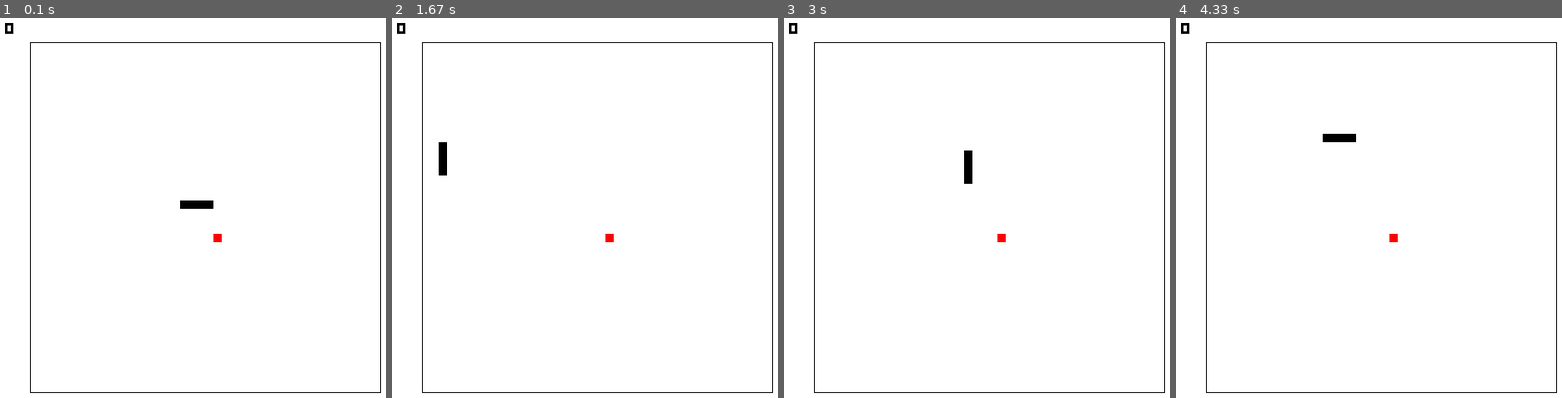
Above: before the commit, frames 1-4 (left to right).
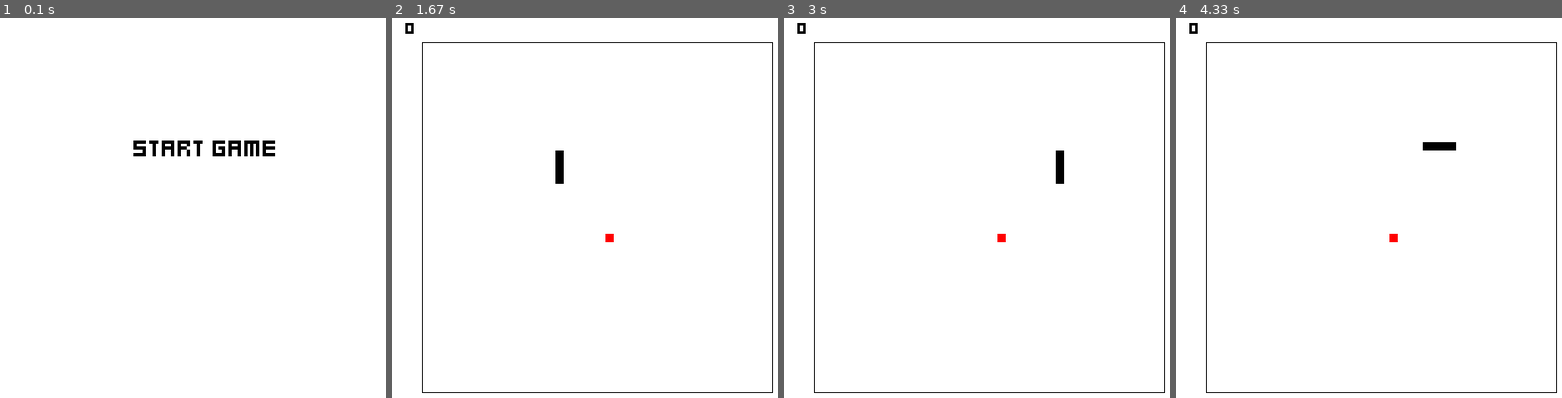
Above: after the commit, the same moments.

Repository: BorZzzenko/Simple-Snake-Game-Pygame
Game: pygame game, started from MainWindow.pyw
Two runs of this game, one before a commit and one after it. Both use one fixed random seed, a clock stepped at 60 frames per second and the inputs below.
Inputs (mouse positions are in pixels of both pictures, inside the frame that each line leads up to):
- Up to frame 1 (0.1 s): no input
- Up to frame 2 (1.67 s): click (596, 151) at 0.88 s; hold Up 1.17-1.63 s; move the mouse to (731, 204) at 1.2 s
- Up to frame 3 (3 s): hold Right 1.67-2.13 s; hold A 2.17-2.7 s; hold Down from 2.73 s (still down)
- Up to frame 4 (4.33 s): release Down at 3.03 s; hold A 3.07-3.47 s; hold Up 3.5-3.87 s; hold D from 3.9 s (still down)

The runs differ from the first frame. In frame 1, 1.9% of the frame differs, in the area x 1-99%, y 1-99%; in frame 2, 0.5%; in frame 3, 0.5%; in frame 4, 0.5%.

Commit message:
added start menu

Diff:
--- a/MainWindow.pyw
+++ b/MainWindow.pyw
@@ -31,8 +31,9 @@
         self.draw_snake()
         self.draw_food()
 
+        # Draw score
         text_score = self.__text_font.render(str(self.__game_field.score), 0, self.colors["BLACK"])
-        self.__screen.blit(text_score, (self.CELL_WIDTH, self.CELL_WIDTH))
+        self.__screen.blit(text_score, (self.CELL_WIDTH * 2, self.CELL_WIDTH))
 
         pygame.display.update()
 
@@ -66,60 +67,103 @@
         food = self.__game_field.food
         if food is not None:
             pygame.draw.rect(self.__screen, self.colors["RED"], [food.x * self.CELL_WIDTH,
-                                 food.y * self.CELL_WIDTH, self.CELL_WIDTH, self.CELL_WIDTH])
+                             food.y * self.CELL_WIDTH, self.CELL_WIDTH, self.CELL_WIDTH])
 
     def add_game_field(self):
         if self.__game_field is None:
-            edges = self.INDENT, self.__width - self.INDENT, self.INDENT, self.__width - self.INDENT
+            edges = (self.INDENT, self.__width - self.INDENT,
+                     self.INDENT, self.__width - self.INDENT)
             edges = [i // self.CELL_WIDTH for i in edges]
 
             self.__game_field = GameField(*edges)
 
         return self.__game_field
 
+    # Main menu loop
+    def main_menu(self):
+        first_but_pos = (self.__width // 2,
+                         self.__height // 2 - 2 * self.INDENT)
+
+        buttons = [pygame.image.load('buttons/Play_but.png'),
+                   pygame.image.load('buttons/Play_but_on.png')]
+
+        self.__screen.fill(self.colors["WHITE"])
+
+        while True:
+            play_button = buttons[0]
+
+            rect = play_button.get_rect(center = first_but_pos)
+
+            mouse_position = pygame.mouse.get_pos()
+
+            for event in pygame.event.get():
+                if event.type == pygame.QUIT:
+                    exit()
+
+                # Start game
+                if event.type == pygame.MOUSEBUTTONDOWN:
+                    if event.button == 1 and rect.collidepoint(mouse_position):
+                        self.game_loop()
+                        return
+
+            # On play button
+            if rect.collidepoint(mouse_position):
+                play_button = buttons[1]
+
+            self.__screen.blit(play_button, (rect.x, rect.y))
+
+            pygame.display.update()
+
+    # Main game loop
+    def game_loop(self):
+        snake = self.__game_field.add_snake()
+
+        clock = pygame.time.Clock()
+
+        while True:
+            pygame.time.delay(50)
+            clock.tick(12)
+
+            for event in pygame.event.get():
+                if event.type == pygame.QUIT:
+                    exit()
+
+            keys = pygame.key.get_pressed()
+            for key in keys:
+                if keys[pygame.K_LEFT] or keys[pygame.K_a]:
+                    snake.change_direction('left')
+                    break
+
+                if keys[pygame.K_RIGHT] or keys[pygame.K_d]:
+                    snake.change_direction('right')
+                    break
+
+                if keys[pygame.K_UP] or keys[pygame.K_w]:
+                    snake.change_direction('up')
+                    break
+
+                if keys[pygame.K_DOWN] or keys[pygame.K_s]:
+                    snake.change_direction('down')
+                    break
+
+
+            if self.__game_field.food is None:
+               self.__game_field.add_food()
+
+            if not snake.move():
+                break
+
+            self.draw()
+
+
 def main():
     width = 500
     win = Window(width, width)
+    win.add_game_field()
 
-    game_field = win.add_game_field()
-    snake = game_field.add_snake()
-
-    clock = pygame.time.Clock()
-
-    while True:
-        pygame.time.delay(50)
-        clock.tick(15)
-
-        for event in pygame.event.get():
-            if event.type == pygame.QUIT:
-                exit()
-
-        keys = pygame.key.get_pressed()
-        for key in keys:
-            if keys[pygame.K_LEFT] or keys[pygame.K_a]:
-                snake.change_direction('left')
-                break
-
-            if keys[pygame.K_RIGHT] or keys[pygame.K_d]:
-                snake.change_direction('right')
-                break
-
-            if keys[pygame.K_UP] or keys[pygame.K_w]:
-                snake.change_direction('up')
-                break
-
-            if keys[pygame.K_DOWN] or keys[pygame.K_s]:
-                snake.change_direction('down')
-                break
+    win.main_menu()
 
 
-        if game_field.food is None:
-           game_field.add_food()
-
-        if not snake.move():
-            break
-
-        win.draw()
 
 
 if __name__ == '__main__':
Binary file added: buttons/Again_but.png
Binary file added: buttons/Again_but_on.png
Binary file added: buttons/Play_but.PNG
Binary file added: buttons/Play_but_on.PNG
